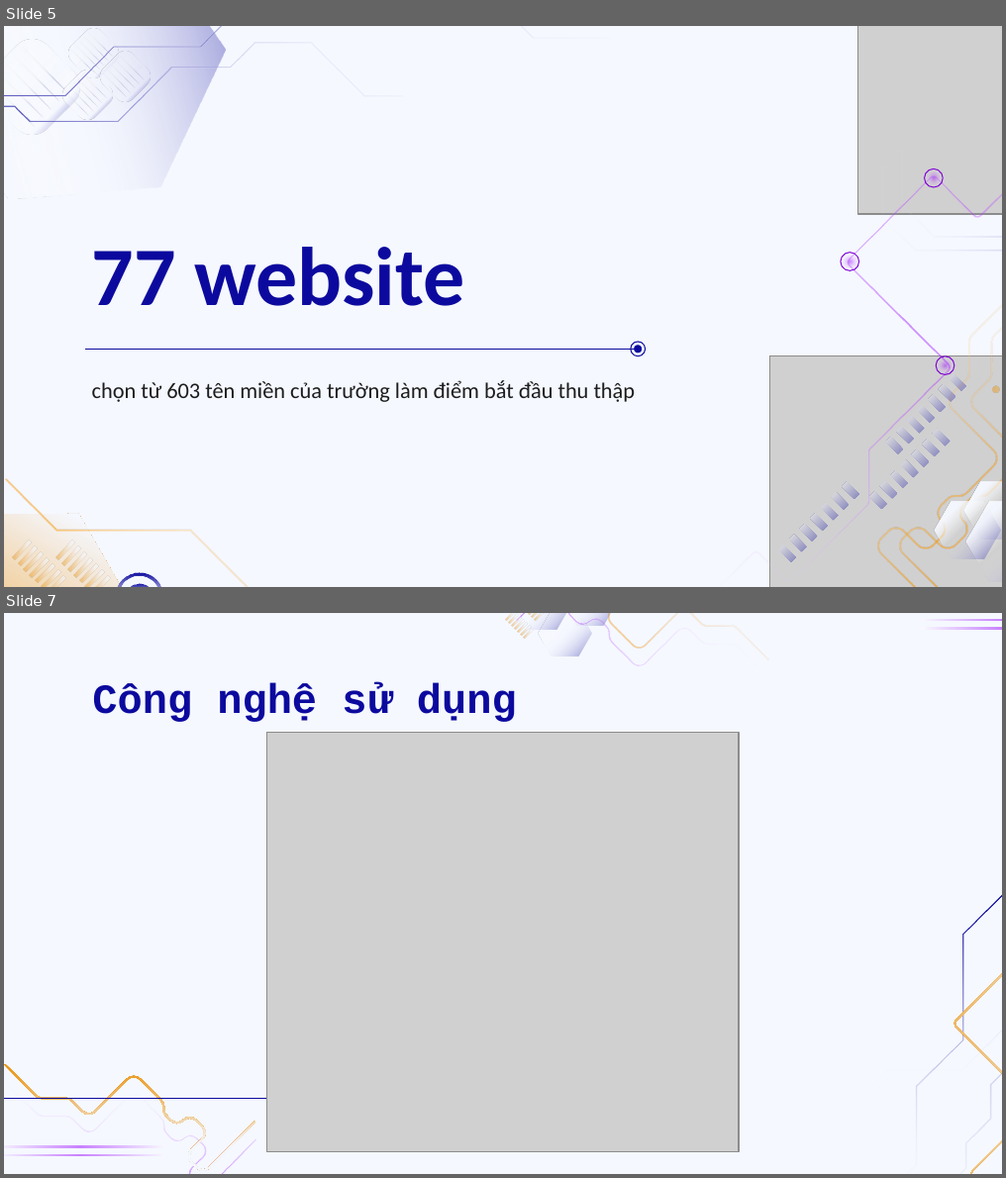
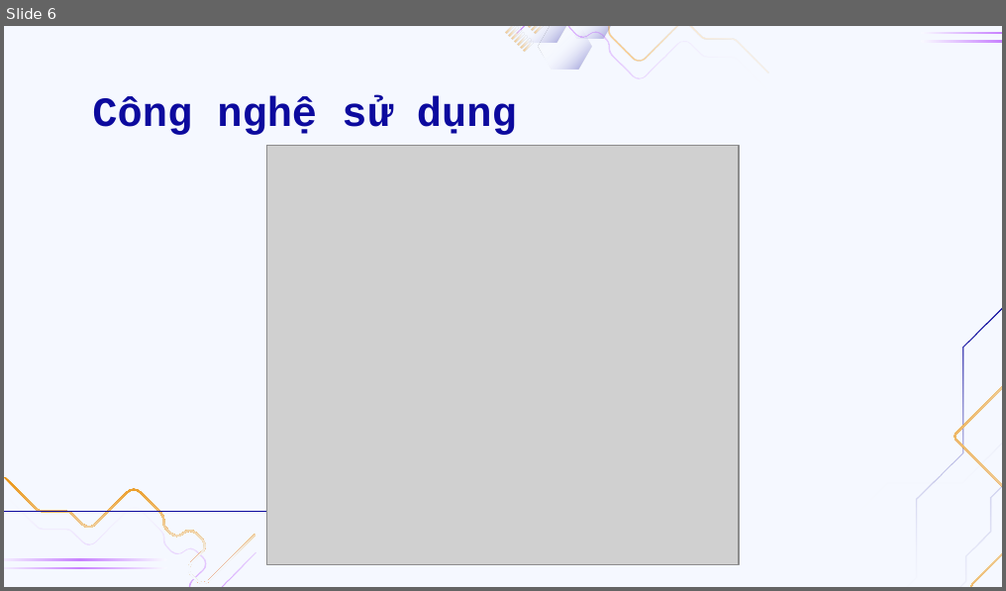
Before and after one commit to doanan293/WebCorpusPipeline, a slide deck: docs/presentation/BAT-thu-thap-boc-tach-tim-kiem.pptx. Shown one above the other, each under a label of ours: slides 5 and 7 before the commit, slide 6 after it; the slides between them are not shown. The pictures are 1006x1178 and 1006x591 pixels, drawn with LibreOffice and Linux fonts; fonts in the diff are those of the drawing; grey boxes stand for pictures; background and template pictures are left out. Boxes give left, top, right and bottom in pixels: in the first picture for what was removed or moved away, otherwise in the second. Text is boxed around its words. In the diff, an @@ line names an element or a change of style, - is before the commit and + after.

```diff
--- a/docs/presentation/BAT-thu-thap-boc-tach-tim-kiem.pptx
+++ b/docs/presentation/BAT-thu-thap-boc-tach-tim-kiem.pptx
@@ slide 5 removed at [4, 26, 1002, 587], background #F5F8FF @@
@@ group removed at [4, 26, 609, 403]: 27 freeform shapes @@
@@ group removed at [717, 26, 1002, 587]: 31 freeform shapes, 6 ellipses, 2 pictures @@
@@ title removed at [92, 247, 465, 306] @@
-77 website
@@ line removed from (85, 350) to (635, 350) @@
@@ ellipse removed at [631, 342, 646, 357] @@
@@ ellipse removed at [634, 346, 642, 354] @@
@@ subtitle removed at [92, 380, 636, 402] @@
-chọn từ 603 tên miền của trường làm điểm bắt đầu thu thập
@@ group removed at [4, 472, 396, 587]: 18 freeform shapes @@
@@ what was slide 7 is now slide 6 @@
```
Also in this commit, not shown: 5 slides changed, 3 slides added, 3 other files.
